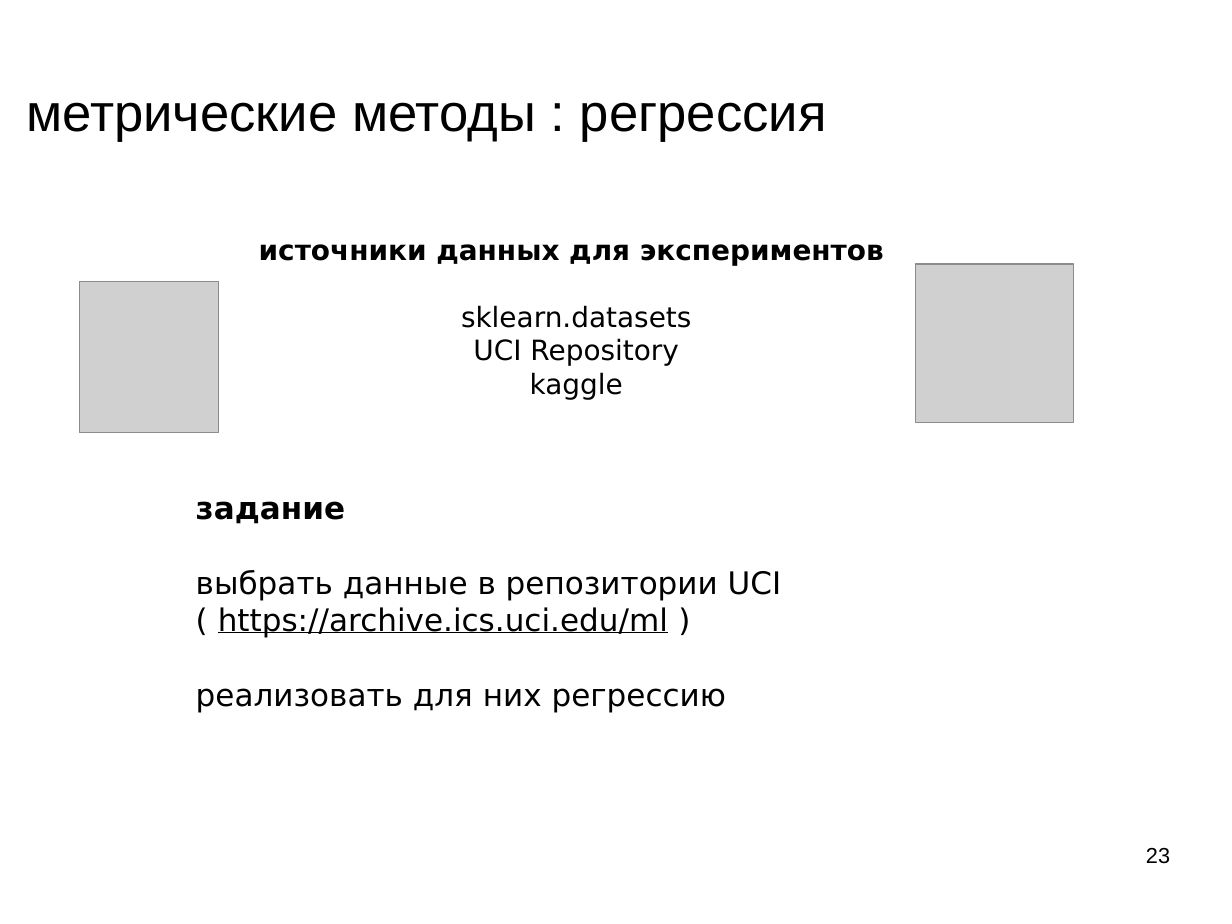
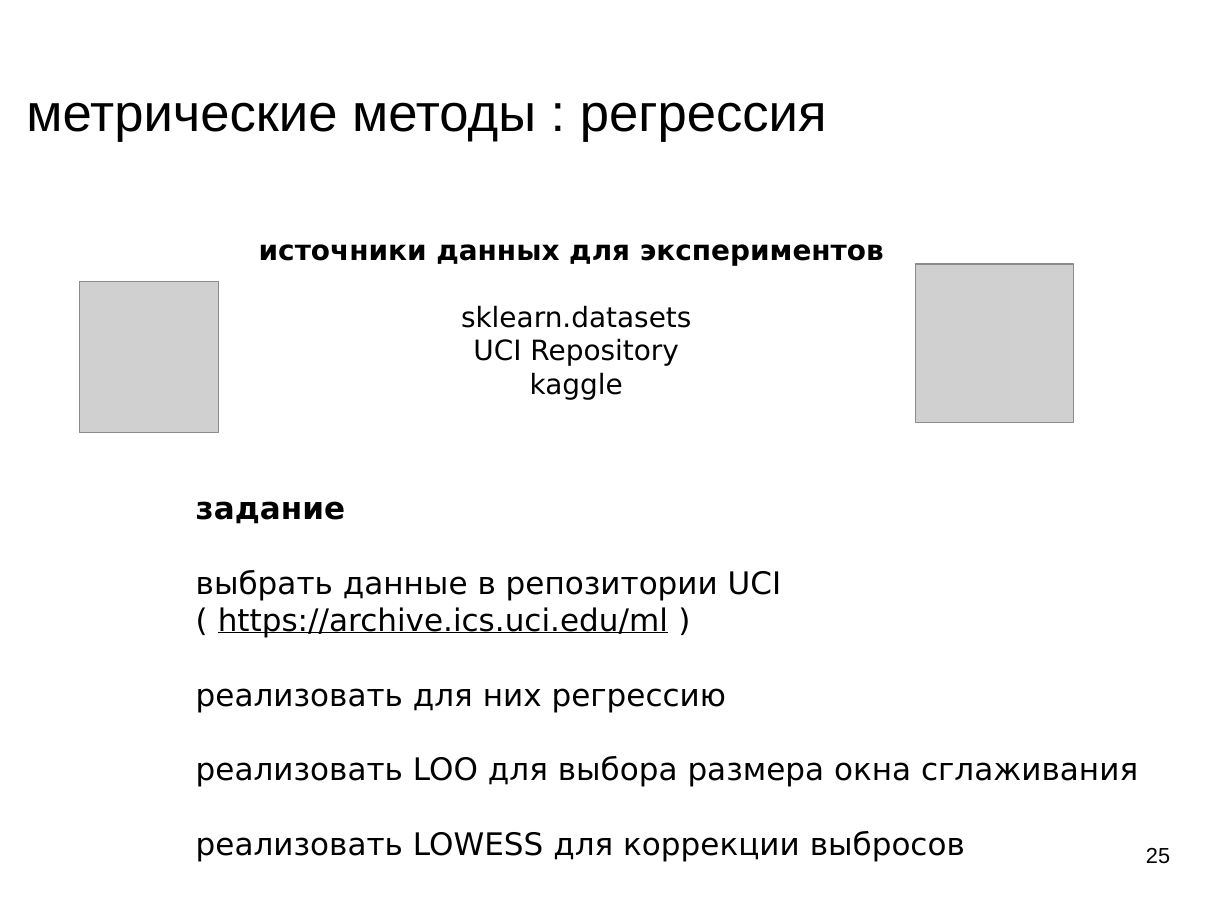
Before and after one commit to mechanoid5/ml_lectorium_legacy, a slide deck: slide 25 of 05-regression-metric.odp (slide 23 before the commit). Drawn at 1232x924 pixels with LibreOffice and Linux fonts; fonts in the diff are those of the drawing; grey boxes stand for pictures; background and template pictures are left out. Boxes give left, top, right and bottom in pixels: in the first picture for what was removed or moved away, otherwise in the second. Text is boxed around its words. In the diff, an @@ line names an element or a change of style, - is before the commit and + after.

```diff
--- a/05-regression-metric.odp
+++ b/05-regression-metric.odp
@@ text at box(196, 756, 1138, 861): paragraphs added @@
+реализовать LOO для выбора размера окна сглаживания
+реализовать LOWESS для коррекции выбросов
@@ page number at box(1146, 848, 1170, 864): text changed @@
-23
+25
```
Also in this commit, not shown: 8 other slides changed, 2 slides added.
